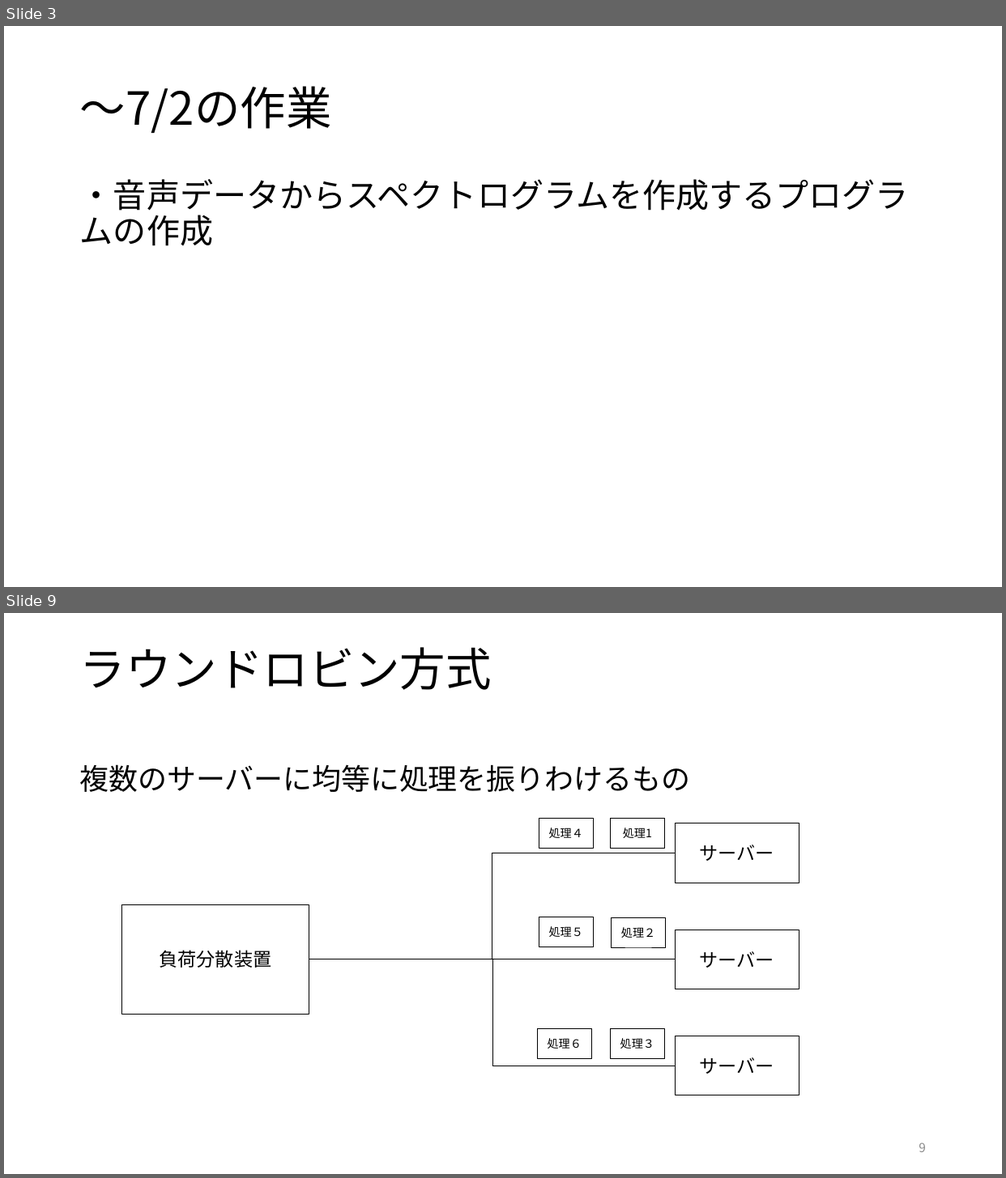
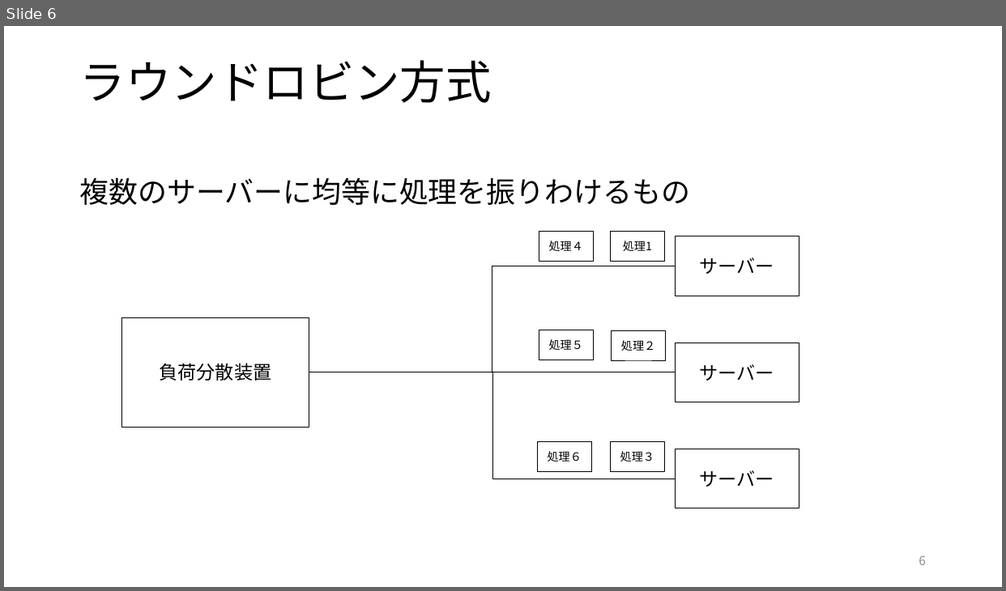
Before and after one commit to kait-takanolab/1821144-yoshii-thesis, a slide deck: 1821144_yoshii_sotsuken_0725.pptx. Shown one above the other, each under a label of ours: slides 3 and 9 before the commit, slide 6 after it; the slides between them are not shown. The pictures are 1006x1178 and 1006x591 pixels, drawn with LibreOffice and Linux fonts; fonts in the diff are those of the drawing. Boxes give left, top, right and bottom in pixels: in the first picture for what was removed or moved away, otherwise in the second. Text is boxed around its words. In the diff, an @@ line names an element or a change of style, - is before the commit and + after.

```diff
--- a/1821144_yoshii_sotsuken_0725.pptx
+++ b/1821144_yoshii_sotsuken_0725.pptx
@@ slide 3 removed at (4,26,1002,587), background #FFFFFF @@
@@ title removed at (80,86,332,133) @@
-～7/2の作業
@@ text removed at (80,179,909,246) @@
-・音声データからスペクトログラムを作成するプログラムの作成
@@ what was slide 9 is now slide 6 @@
@@ page number at (918,556,926,565): text changed @@
-9
+6
```
Also in this commit, not shown: 6 slides changed, 3 slides added, 1 other slide removed.
